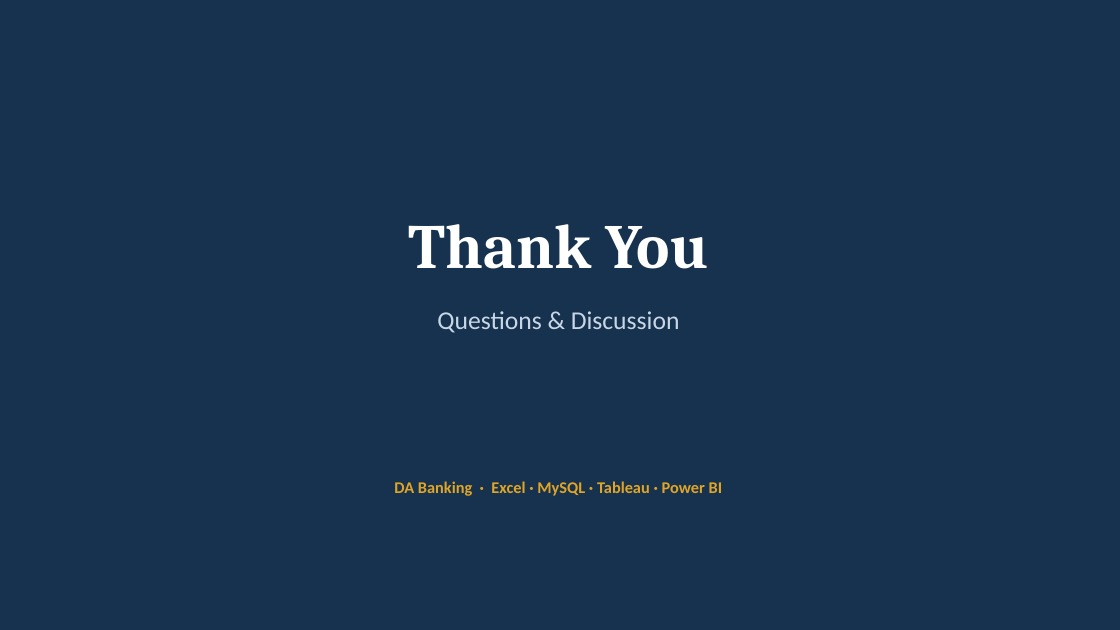
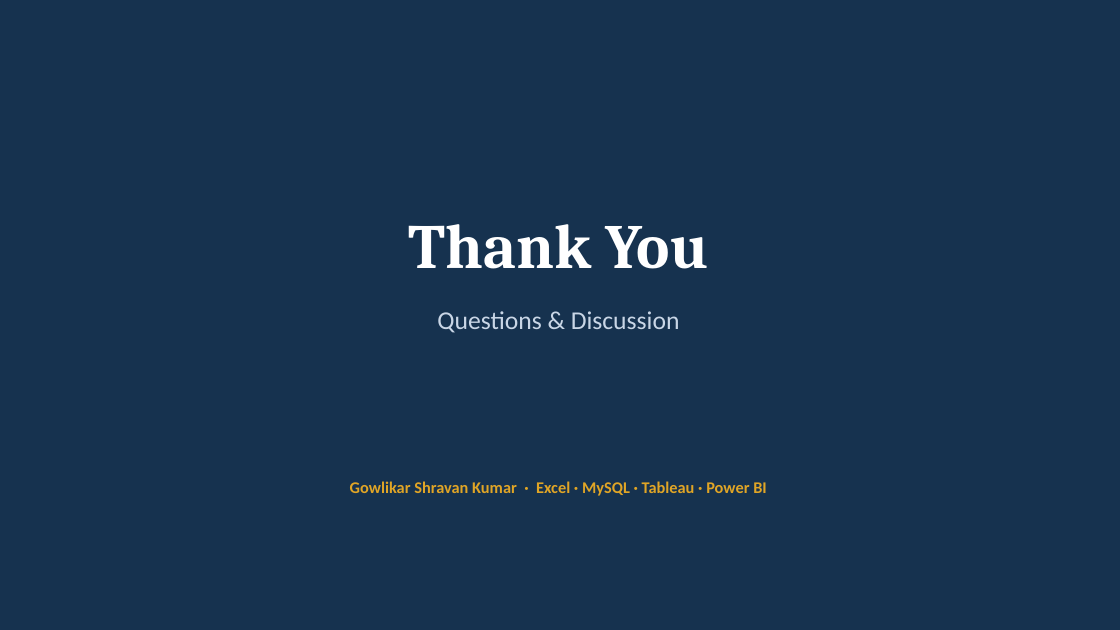
Before and after one commit to shravangowlikar2016-oss/Banking-Analytics-Dashboard, a slide deck: slide 21 of DA_Banking_Final_Presentation.pptx. Drawn at 1120x630 pixels with LibreOffice and Linux fonts; fonts in the diff are those of the drawing. Boxes give left, top, right and bottom in pixels: in the first picture for what was removed or moved away, otherwise in the second. Text is boxed around its words. In the diff, an @@ line names an element or a change of style, - is before the commit and + after.

Commit message:
Add presenter name to Banking presentations

```diff
--- a/DA_Banking_Final_Presentation.pptx
+++ b/DA_Banking_Final_Presentation.pptx
@@ text at box(350, 481, 767, 496): text changed @@
-DA Banking · Excel · MySQL · Tableau · Power BI
+Gowlikar Shravan Kumar · Excel · MySQL · Tableau · Power BI
```
Also in this commit, not shown: 1 other slide changed, 1 other file.
